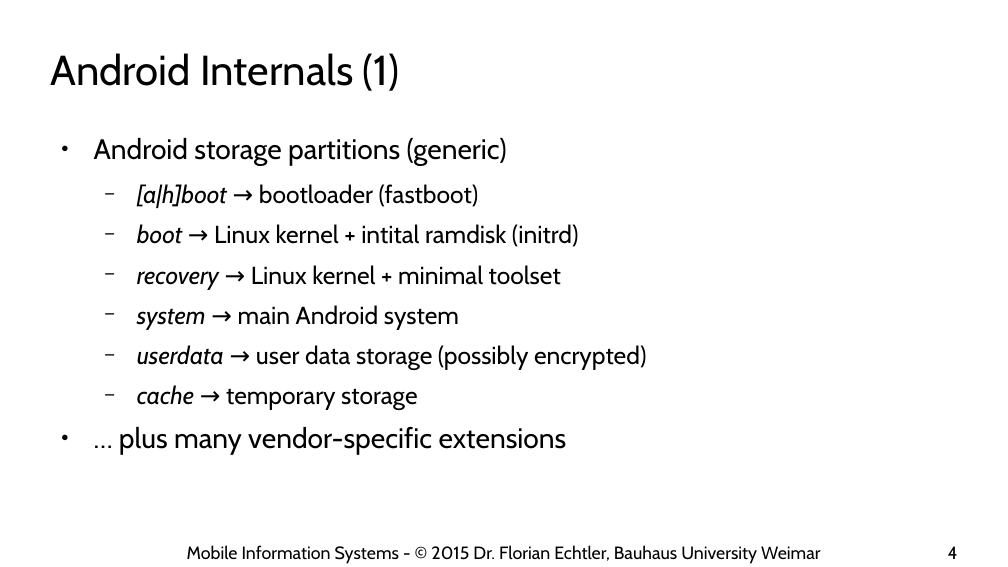
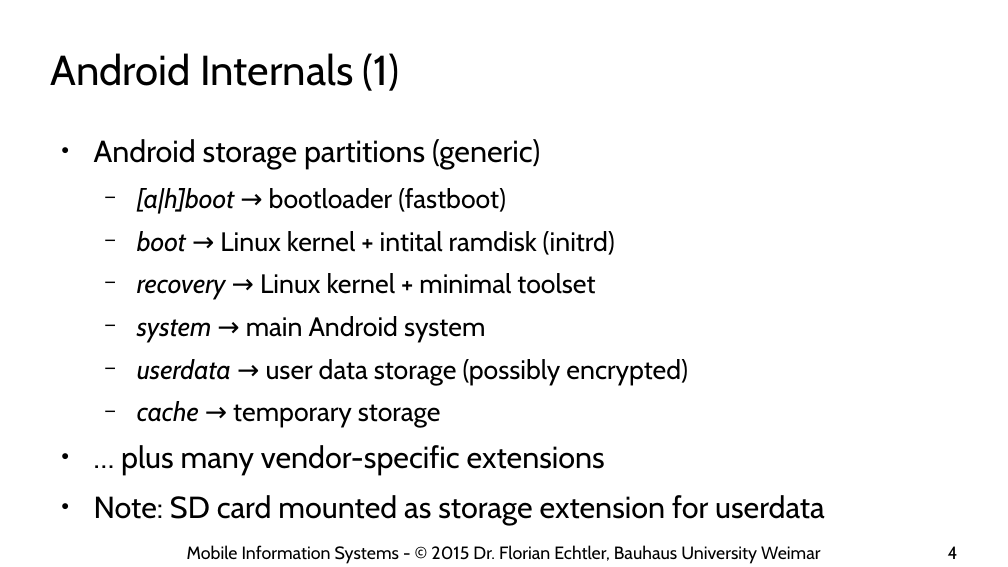
Before and after one commit to floe/mobile-information-systems, a slide deck: slide 4 of 10-android-internals.odp. Drawn at 1008x567 pixels with LibreOffice and Linux fonts; fonts in the diff are those of the drawing; background and template pictures are left out. Boxes give left, top, right and bottom in pixels: in the first picture for what was removed or moved away, otherwise in the second. Text is boxed around its words. In the diff, an @@ line names an element or a change of style, - is before the commit and + after.

```diff
--- a/10-android-internals.odp
+++ b/10-android-internals.odp
@@ text at [94, 139, 688, 475]: size 22.2 to 24 pt in "Android storage partitions (generic)", "… plus many vendor-specific extensions"; size 19.4 to 21 pt in "[a|h]boot → bootloader (fastboot)", "boot → Linux kernel + intital ramdisk ...", "recovery → Linux kernel + minimal toolset", "system → main Android system" and 2 more places @@
@@ text at [94, 495, 825, 525]: paragraph added @@
+● Note: SD card mounted as storage extension for userdata
```
Also in this commit, not shown: 5 other slides changed, 2 other files.
